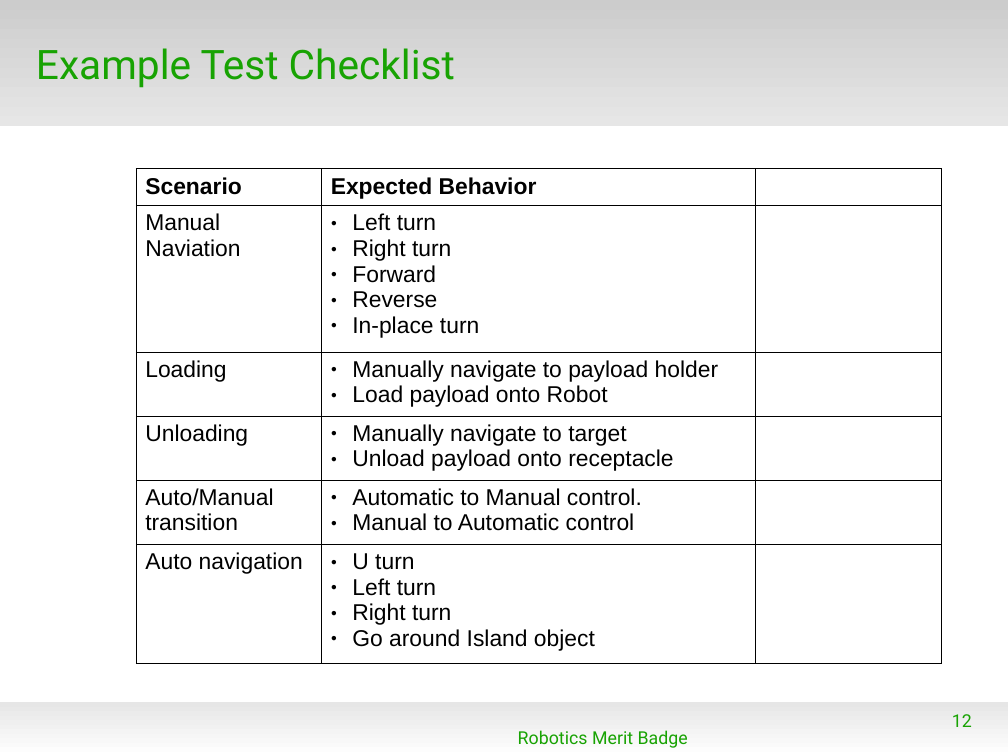
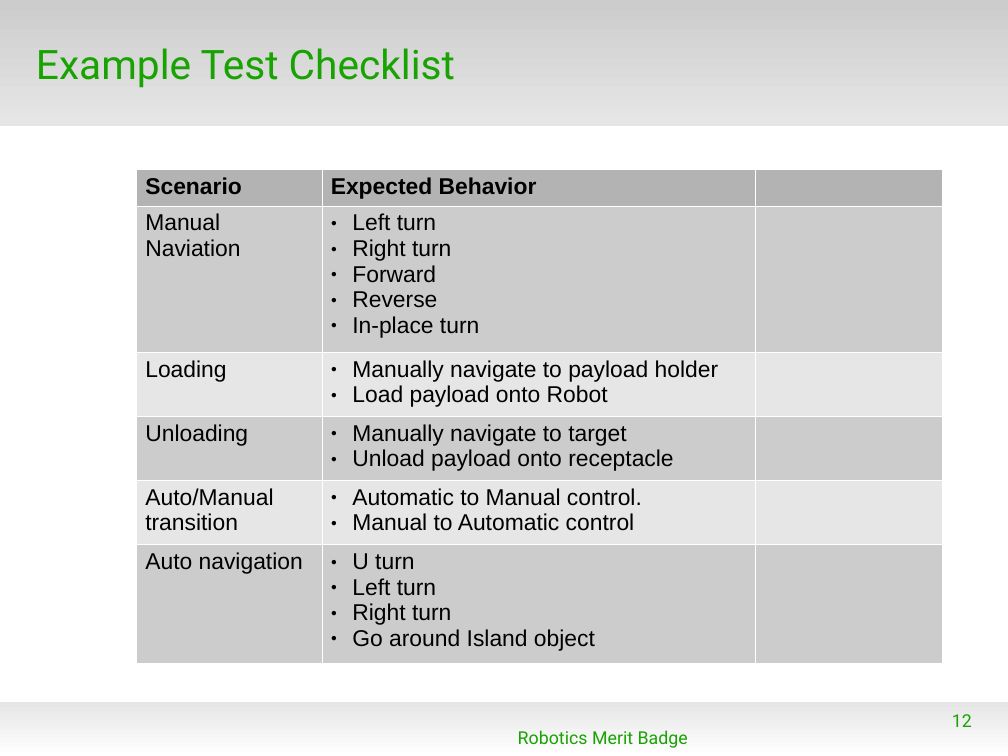
Before and after one commit to spiderman-2099/RoboticsMB, a slide deck: slide 12 of doc/RMB_Session4.odp. Drawn at 1008x756 pixels with LibreOffice and Linux fonts; fonts in the diff are those of the drawing; background and template pictures are left out. Boxes give left, top, right and bottom in pixels: in the first picture for what was removed or moved away, otherwise in the second. Text is boxed around its words. In the diff, an @@ line names an element or a change of style, - is before the commit and + after.

```diff
--- a/doc/RMB_Session4.odp
+++ b/doc/RMB_Session4.odp
@@ table at (136,169,942,660) @@
@@ fill none to #B3B3B3 in 2 cells @@
@@ fill none to #CCCCCC in 6 cells @@
@@ fill none to #E6E6E6 in 4 cells @@
@@ borders changed @@
```
Also in this commit, not shown: 1 slide added, 3 other files.
